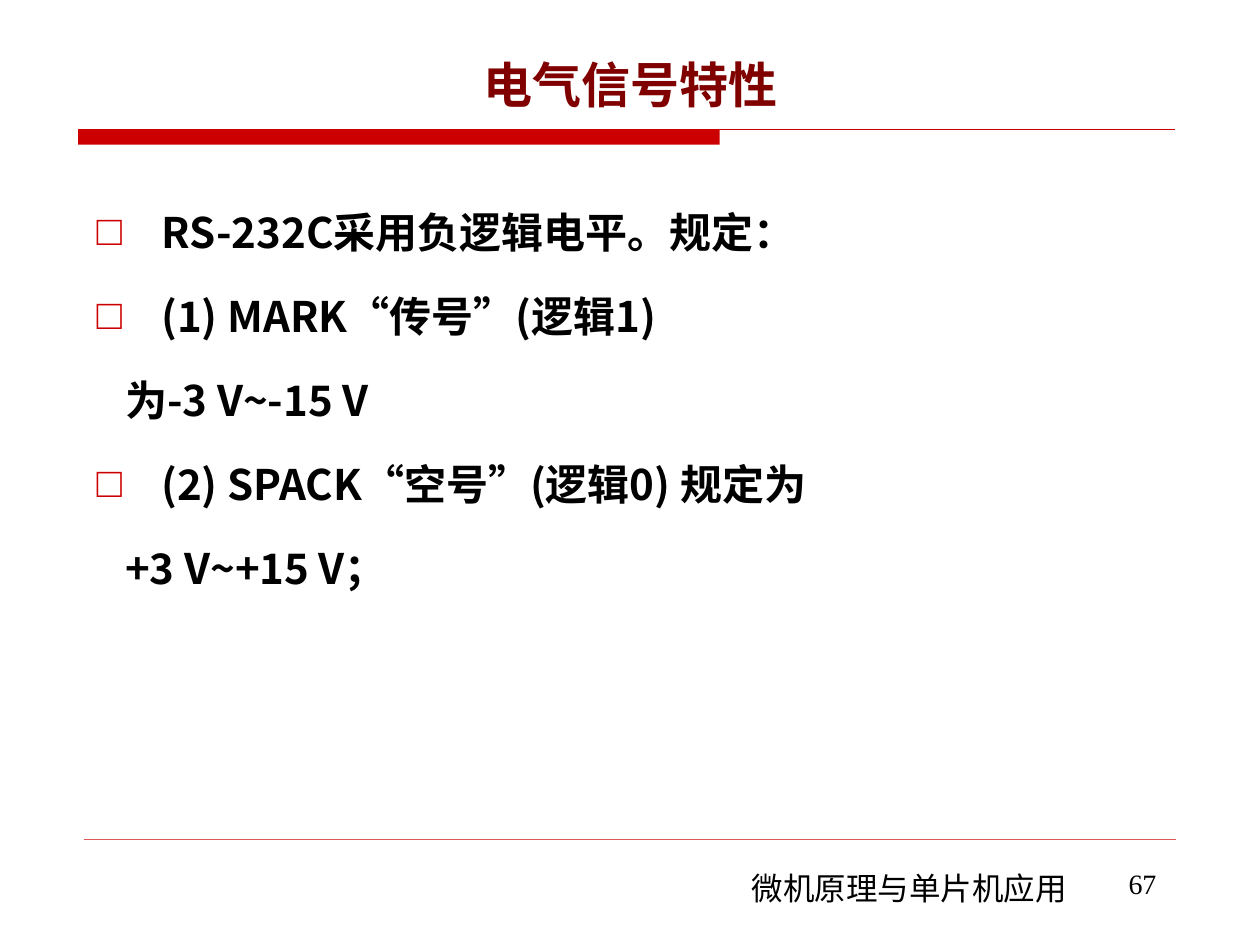
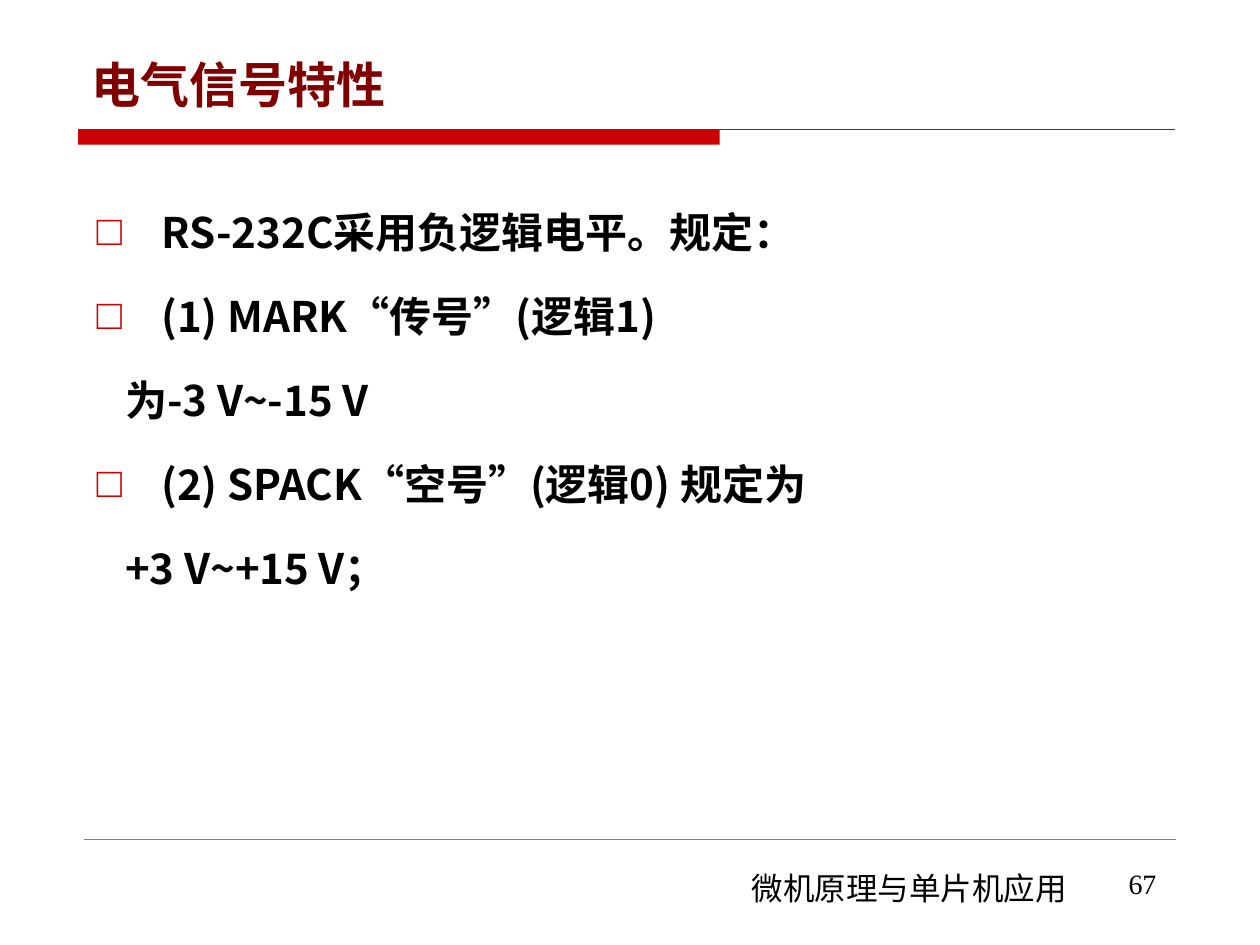
Before and after one commit to rshouc/Microcomputer, a slide deck: slide 67 of PPT/The Principle of Microcomputer/第六章 微机原理（串并行通信和接口技术) .pptx. Drawn at 1260x945 pixels with LibreOffice and Linux fonts; fonts in the diff are those of the drawing; background and template pictures are left out. Boxes give left, top, right and bottom in pixels: in the first picture for what was removed or moved away, otherwise in the second. Text is boxed around its words. In the diff, an @@ line names an element or a change of style, - is before the commit and + after.

```diff
--- a/PPT/The Principle of Microcomputer/第六章 微机原理（串并行通信和接口技术) .pptx
+++ b/PPT/The Principle of Microcomputer/第六章 微机原理（串并行通信和接口技术) .pptx
@@ title "电气信号特性" at (x1=92, y1=61, x2=386, y2=108): alignment centre to left @@
```
Also in this commit, not shown: 1 other slide changed, 73 slides added, 1 slide removed.
